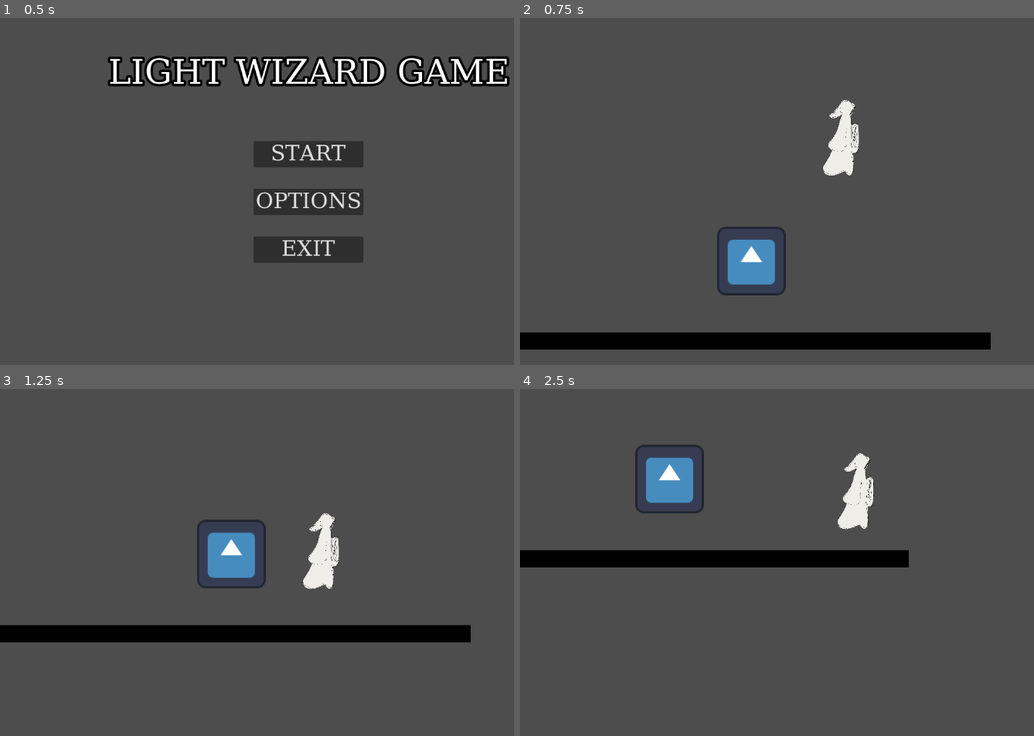
Above: before the commit, frames 1-4 (two rows, left to right).
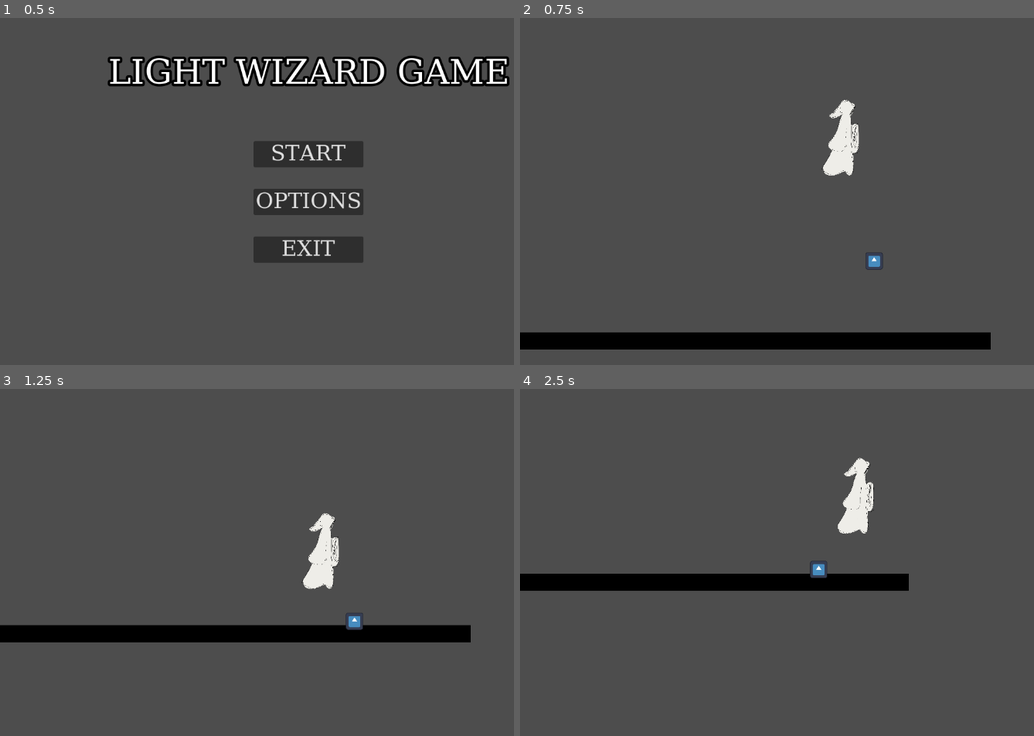
Above: after the commit, the same moments.

Repository: Obliii/projectlightbulb
Game: Godot game, scene res://scenes/main_menu.tscn
Two runs of this game, one before a commit and one after it. Both use one fixed random seed, a clock stepped at 60 frames per second and the inputs below. The engine's default icon, where the game draws it, is replaced by a stand-in: a white triangle on a blue panel in a dark square.
Inputs:
- Up to frame 1 (0.5 s): no input
- Up to frame 2 (0.75 s): click "START" at 0.5 s
- Up to frame 3 (1.25 s): no input
- Up to frame 4 (2.5 s): tap Enter (ui_accept) at 1.25, 1.35, 2.3 s; hold Right (ui_right) from 1.28 s (still down); tap Space (jump) at 1.52, 1.55, 1.82, 2.1, 2.27 s

Frame 1 is identical in both runs. In frame 2, 1.7% of the frame differs, in the area x 38-71%, y 60-80%; in frame 3, 1.7%; in frame 4, 9.6%, in the area x 0-76%, y 16-59%.

Commit message:
Pushable box
Pushable box working, still sinks into the ground but working on that.

Diff:
--- a/scenes/character.tscn
+++ b/scenes/character.tscn
@@ -45,7 +45,11 @@
 [sub_resource type="RectangleShape2D" id="RectangleShape2D_0rabd"]
 size = Vector2(177, 484)
 
+[sub_resource type="RectangleShape2D" id="RectangleShape2D_msyku"]
+size = Vector2(130, 254)
+
 [node name="Character" type="CharacterBody2D"]
+collision_layer = 3
 script = ExtResource("1_klpmb")
 
 [node name="AnimatedSprite2D" type="AnimatedSprite2D" parent="."]
@@ -56,3 +60,14 @@
 [node name="CollisionShape2D" type="CollisionShape2D" parent="."]
 position = Vector2(21, 8)
 shape = SubResource("RectangleShape2D_0rabd")
+
+[node name="Area2D" type="Area2D" parent="."]
+collision_layer = 3
+collision_mask = 3
+
+[node name="CollisionShape2D" type="CollisionShape2D" parent="Area2D"]
+position = Vector2(19, 143)
+shape = SubResource("RectangleShape2D_msyku")
+
+[connection signal="body_entered" from="Area2D" to="." method="_on_area_2d_body_entered"]
+[connection signal="body_exited" from="Area2D" to="." method="_on_area_2d_body_exited"]
--- a/scenes/debugscene.tscn
+++ b/scenes/debugscene.tscn
@@ -1,9 +1,9 @@
 [gd_scene load_steps=7 format=3 uid="uid://d1ch25ec6elli"]
 
 [ext_resource type="Script" path="res://scripts/LevelDetails.gd" id="1_ghwhf"]
-[ext_resource type="Texture2D" uid="uid://dgk1o4q1vsgjg" path="res://icon.svg" id="1_qhggv"]
 [ext_resource type="Texture2D" uid="uid://dhkeim8kkavhy" path="res://assets/Placeholder TestTileset.png" id="3_kiapx"]
 [ext_resource type="PackedScene" uid="uid://d1ncb4sh7y5ni" path="res://scenes/character.tscn" id="4_lc846"]
+[ext_resource type="PackedScene" uid="uid://68amu3qivnav" path="res://scenes/pushable_2.tscn" id="5_ulyad"]
 
 [sub_resource type="TileSetAtlasSource" id="TileSetAtlasSource_hkbhp"]
 texture = ExtResource("3_kiapx")
@@ -203,7 +203,7 @@
 
 [sub_resource type="TileSet" id="TileSet_cenvo"]
 tile_size = Vector2i(32, 32)
-physics_layer_0/collision_layer = 1
+physics_layer_0/collision_layer = 3
 physics_layer_0/collision_mask = 3
 sources/0 = SubResource("TileSetAtlasSource_hkbhp")
 
@@ -212,10 +212,6 @@
 [node name="LevelDetails" type="Node" parent="."]
 script = ExtResource("1_ghwhf")
 LevelName = "Debug Level"
-
-[node name="Sprite2D" type="Sprite2D" parent="."]
-position = Vector2(-94, -133)
-texture = ExtResource("1_qhggv")
 
 [node name="Character" parent="." instance=ExtResource("4_lc846")]
 position = Vector2(72, -385)
@@ -236,3 +232,7 @@
 layer_2/name = "2"
 layer_2/z_index = 2
 layer_2/tile_data = PackedInt32Array()
+
+[node name="Pushable2" parent="." instance=ExtResource("5_ulyad")]
+position = Vector2(135, -151)
+mass = 50.0
--- /dev/null
+++ b/scenes/pushable.tscn
@@ -0,0 +1,18 @@
+[gd_scene load_steps=4 format=3 uid="uid://bpktma00ei6k"]
+
+[ext_resource type="Texture2D" uid="uid://dgk1o4q1vsgjg" path="res://icon.svg" id="1_eqo7t"]
+[ext_resource type="Script" path="res://scripts/pushable.gd" id="1_urssf"]
+
+[sub_resource type="RectangleShape2D" id="RectangleShape2D_kmyxf"]
+size = Vector2(126, 120)
+
+[node name="Pushable" type="CharacterBody2D"]
+collision_layer = 2
+script = ExtResource("1_urssf")
+
+[node name="Sprite2D" type="Sprite2D" parent="."]
+texture = ExtResource("1_eqo7t")
+
+[node name="CollisionShape2D" type="CollisionShape2D" parent="."]
+position = Vector2(0, -3)
+shape = SubResource("RectangleShape2D_kmyxf")
--- /dev/null
+++ b/scenes/pushable_2.tscn
@@ -0,0 +1,21 @@
+[gd_scene load_steps=3 format=3 uid="uid://68amu3qivnav"]
+
+[ext_resource type="Texture2D" uid="uid://dgk1o4q1vsgjg" path="res://icon.svg" id="1_4p5xg"]
+
+[sub_resource type="RectangleShape2D" id="RectangleShape2D_fexhu"]
+size = Vector2(128, 130)
+
+[node name="Pushable2" type="RigidBody2D" groups=["Rigidbody"]]
+collision_layer = 2
+collision_mask = 2
+center_of_mass_mode = 1
+lock_rotation = true
+
+[node name="Sprite2D" type="Sprite2D" parent="."]
+scale = Vector2(0.25, 0.25)
+texture = ExtResource("1_4p5xg")
+
+[node name="CollisionShape2D" type="CollisionShape2D" parent="."]
+position = Vector2(0, -0.25)
+scale = Vector2(0.25, 0.25)
+shape = SubResource("RectangleShape2D_fexhu")
--- a/scripts/CharacterBody2D.gd
+++ b/scripts/CharacterBody2D.gd
@@ -44,3 +44,18 @@
 		velocity.x = move_toward(velocity.x, 0, speed)
 
 	move_and_slide()
+
+
+
+
+
+func _on_area_2d_body_entered(body):
+	if body.is_in_group("Rigidbody"):
+		body.collision_layer = 1
+		body.collision_mask = 1
+
+
+func _on_area_2d_body_exited(body):
+	if body.is_in_group("Rigidbody"):
+		body.collision_layer = 2
+		body.collision_mask = 2
--- /dev/null
+++ b/scripts/pushable.gd
@@ -0,0 +1,28 @@
+extends CharacterBody2D
+
+
+
+const SPEED = 300.0
+const JUMP_VELOCITY = -400.0
+
+# Get the gravity from the project settings to be synced with RigidBody nodes.
+var gravity = ProjectSettings.get_setting("physics/2d/default_gravity")
+
+
+func _physics_process(delta):
+	# Add the gravity.
+	if not is_on_floor():
+		velocity.y += gravity * delta
+
+	# Handle jump.
+	if Input.is_action_just_pressed("ui_accept") and is_on_floor():
+		velocity.y = JUMP_VELOCITY
+
+	# Get the input direction and handle the movement/deceleration.
+	var direction = Input.get_axis("ui_left", "ui_right")
+	if direction:
+		velocity.x = direction * SPEED
+	else:
+		velocity.x = move_toward(velocity.x, 0, SPEED)
+
+	move_and_slide()
Not shown: 1 places in scenes/character.tscn that only renumber resources
